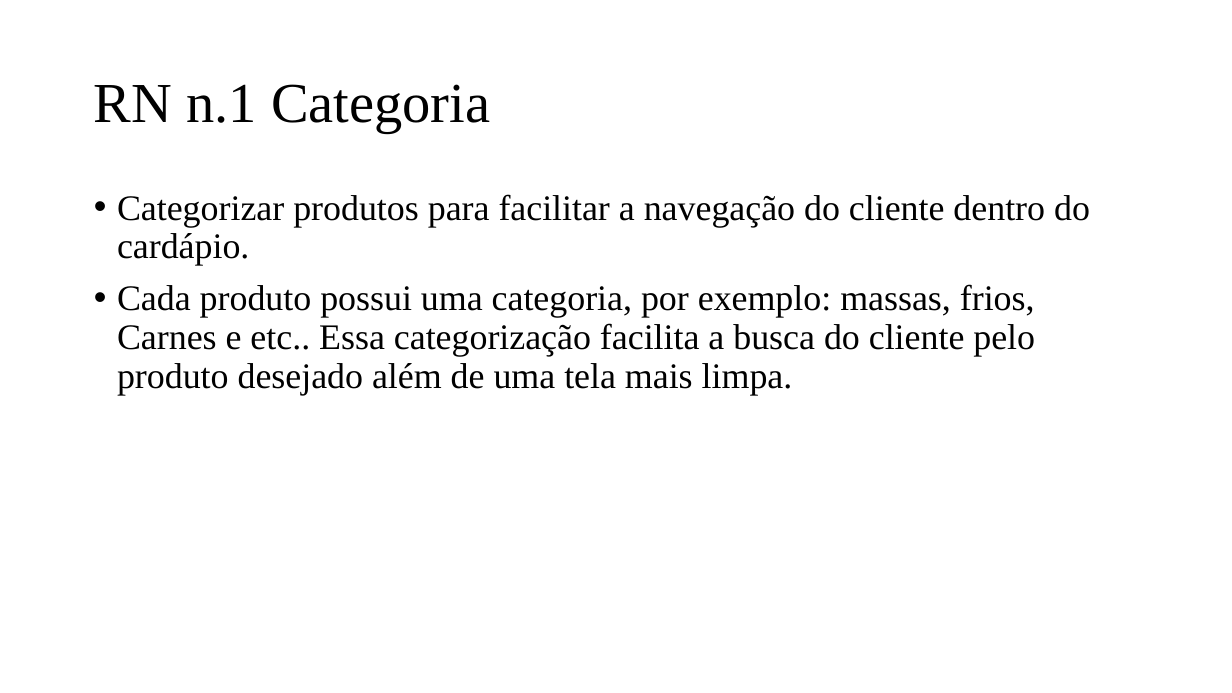
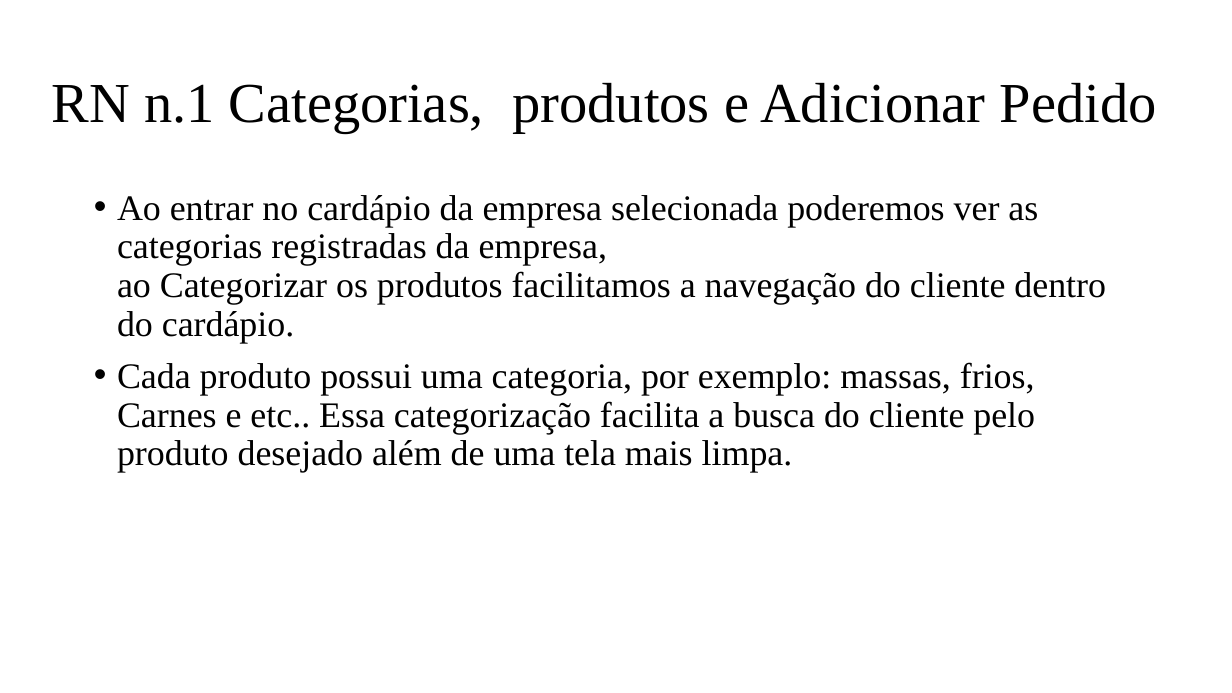
Before and after one commit to PedroAssencao/Cardapio, a slide deck: slide 8 of CárdapioV3_Tunado-20230509T171111Z-001/DER Modelo Conceitual [Salvo automaticamente] (1).pptx. Drawn at 1232x693 pixels with LibreOffice and Linux fonts; fonts in the diff are those of the drawing. Boxes give left, top, right and bottom in pixels: in the first picture for what was removed or moved away, otherwise in the second. Text is boxed around its words. In the diff, an @@ line names an element or a change of style, - is before the commit and + after.

```diff
--- a/CárdapioV3_Tunado-20230509T171111Z-001/DER Modelo Conceitual [Salvo automaticamente] (1).pptx
+++ b/CárdapioV3_Tunado-20230509T171111Z-001/DER Modelo Conceitual [Salvo automaticamente] (1).pptx
@@ title at (52, 82, 1157, 133): text changed @@
-RN n.1 Categoria
+RN n.1 Categorias, produtos e Adicionar Pedido
@@ text at (117, 195, 1106, 344): text changed @@
-• Categorizar produtos para facilitar a navegação do cliente dentro do cardápio.
+• Ao entrar no cardápio da empresa selecionada poderemos ver as categorias registradas da empresa,
+  ao Categorizar os produtos facilitamos a navegação do cliente dentro do cardápio.
```
Also in this commit, not shown: 2 other slides changed, 2 slides added, 4 slides removed, 28 other files.
